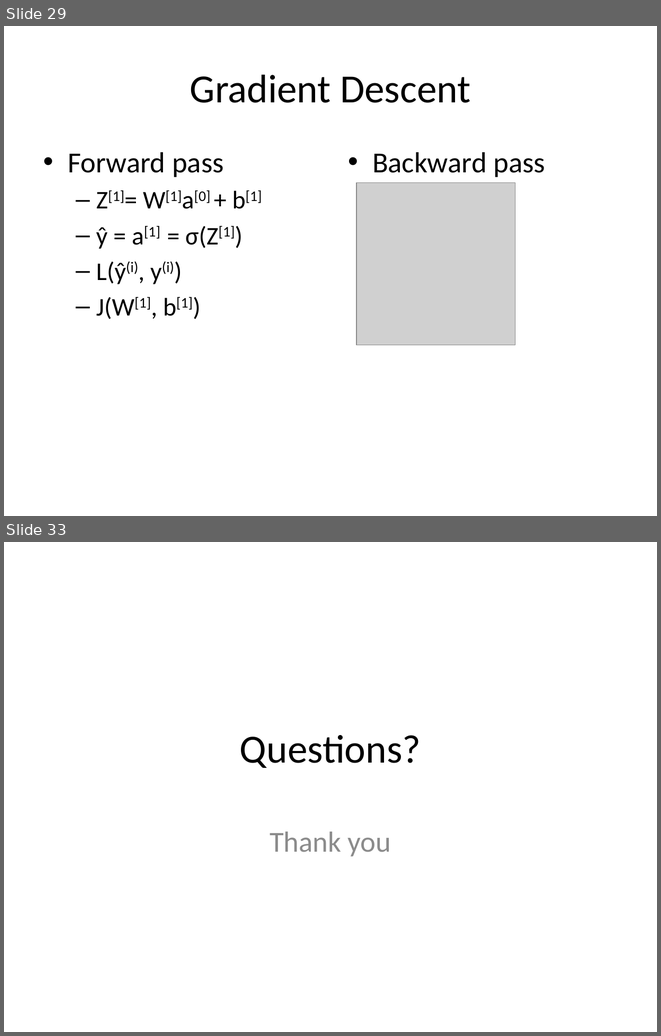
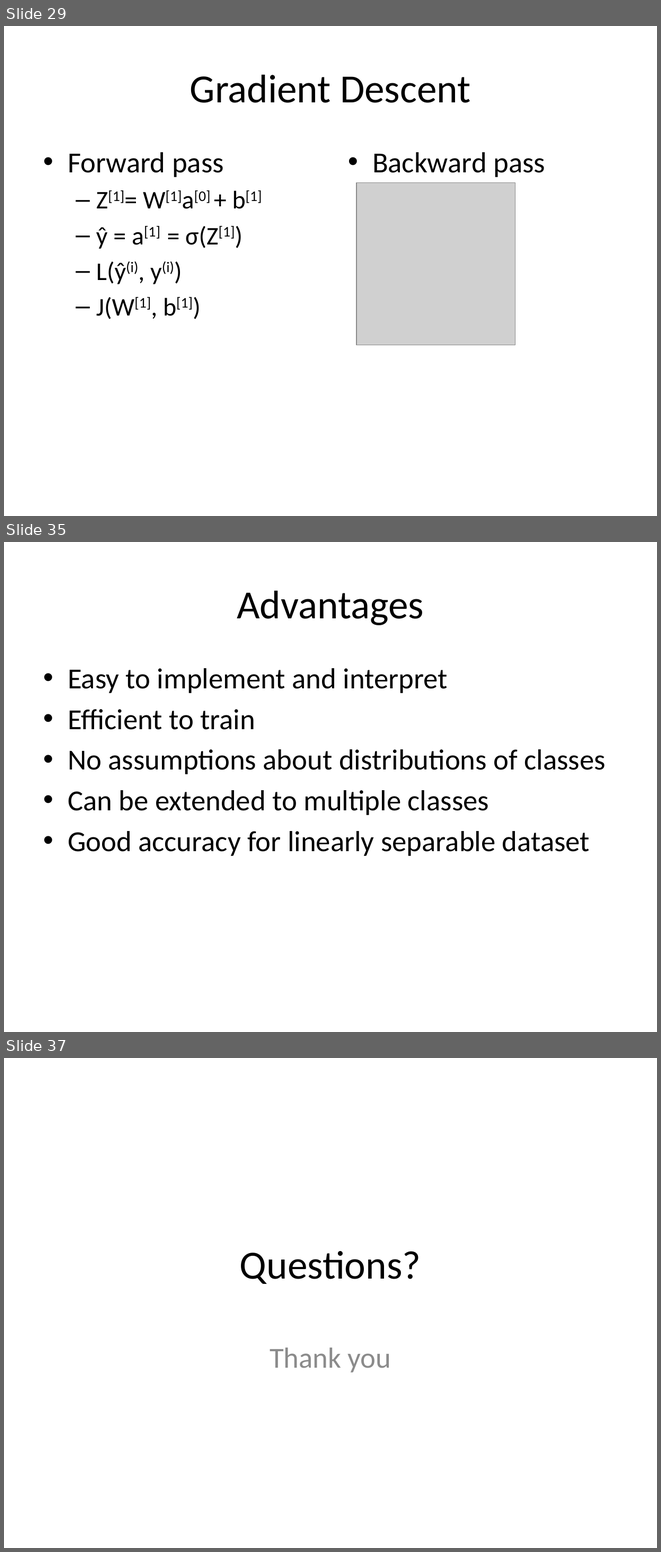
Before and after one commit to look4pritam/ArtificialIntelligence, a slide deck: MachineLearning/LogisticRegression/LogisticRegression.pptx. Shown one above the other, each under a label of ours: slides 29 and 33 before the commit, slides 29, 35 and 37 after it; the slides between them are not shown. The pictures are 661x1036 and 661x1552 pixels, drawn with LibreOffice and Linux fonts; fonts in the diff are those of the drawing; grey boxes stand for pictures. Boxes give left, top, right and bottom in pixels: in the first picture for what was removed or moved away, otherwise in the second. Text is boxed around its words. In the diff, an @@ line names an element or a change of style, - is before the commit and + after.

```diff
--- a/MachineLearning/LogisticRegression/LogisticRegression.pptx
+++ b/MachineLearning/LogisticRegression/LogisticRegression.pptx
@@ slide 35 added at [4, 542, 657, 1032], background #FFFFFF @@
@@ title added at [237, 590, 424, 625], 44 pt, text #000000 @@
+Advantages
@@ text added at [68, 668, 605, 856], 32 pt, text #000000 @@
+• Easy to implement and interpret
+• Efficient to train
+• No assumptions about distributions of classes
+• Can be extended to multiple classes
+• Good accuracy for linearly separable dataset
@@ what was slide 33 is now slide 37 @@
```
Also in this commit, not shown: 1 slide changed, 5 other slides added, 2 slides removed.
